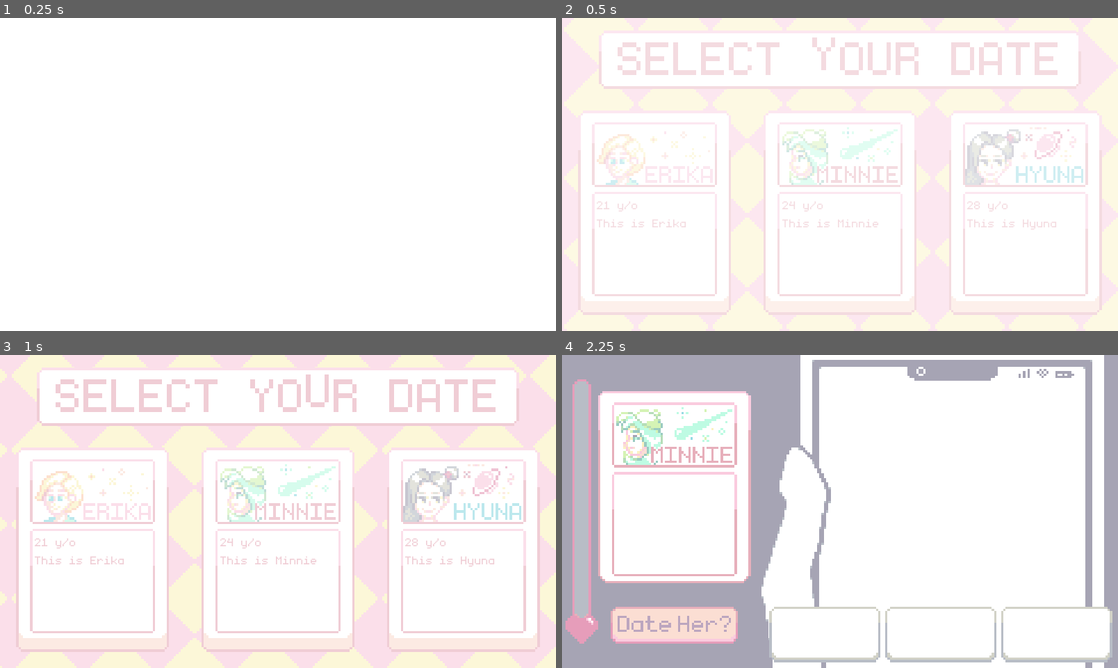
Above: before the commit, frames 1-4 (two rows, left to right).
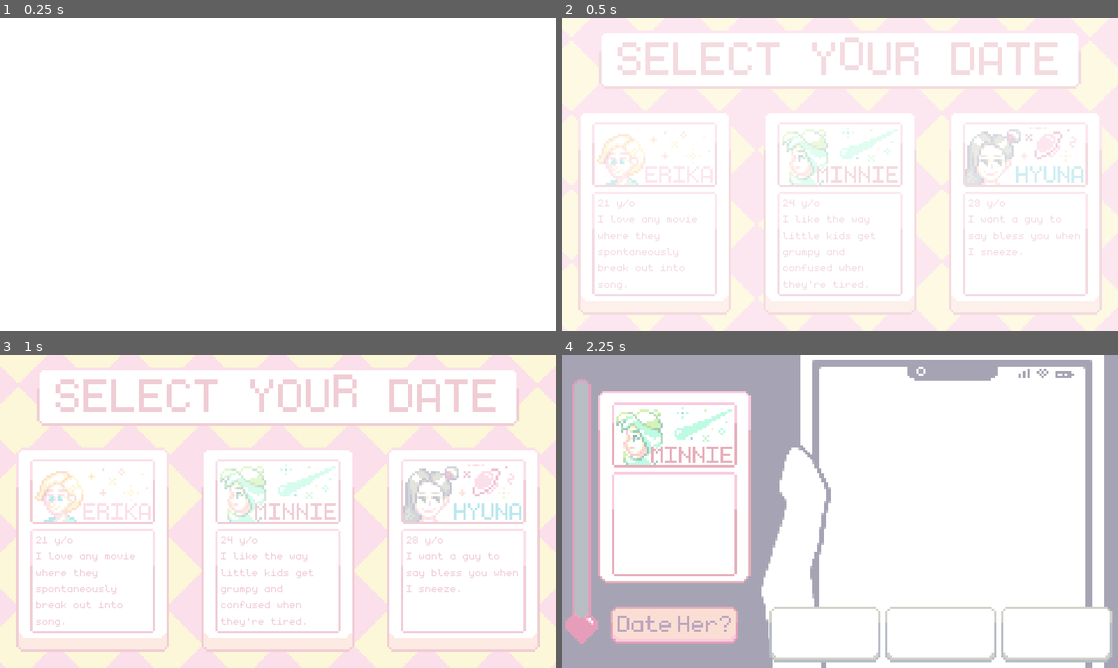
Above: after the commit, the same moments.

Repository: MaiGamesDev/PixelMate
Game: Godot game, scene res://Source/Main/LevelSelect.tscn
The game is run twice, just before and just after one commit, with the same random seed, the same clock (stepped at 60 frames per second) and the same inputs. This scene is started directly instead of the project's main scene.
Inputs (mouse positions are in pixels of both pictures, inside the frame that each line leads up to):
- Up to frame 1 (0.25 s): no input
- Up to frame 2 (0.5 s): no input
- Up to frame 3 (1 s): click "21 y/o This is Erika" (after the commit: "21 y/o I love any movie where…") at 0.5 s
- Up to frame 4 (2.25 s): click "24 y/o This is Minnie" (after the commit: "24 y/o I like the way little …") at 1.25 s; click (673, 624) at 2 s

Frame 1 is identical in both runs. In frame 2, 1.3% of the frame differs, in the area x 6-94%, y 6-87%; in frame 3, 1.8%; in frame 4, nothing differs.

Commit message:
girl's profile

Diff:
--- a/PM/Source/Main/GameManager.tscn
+++ b/PM/Source/Main/GameManager.tscn
@@ -23,14 +23,14 @@
 [node name="Erika" type="Node" parent="."]
 script = ExtResource( 11 )
 age = 21
-short_description = "This is Erika"
+short_description = "I love any movie where they spontaneously break out into song."
 
 [node name="Minnie" type="Node" parent="."]
 script = ExtResource( 11 )
 age = 24
-short_description = "This is Minnie"
+short_description = "I like the way little kids get grumpy and confused when they're tired."
 
 [node name="Hyuna" type="Node" parent="."]
 script = ExtResource( 11 )
 age = 28
-short_description = "This is Hyuna"
+short_description = "I want a guy to say bless you when I sneeze."
--- a/PM/Source/Main/LevelSelect.tscn
+++ b/PM/Source/Main/LevelSelect.tscn
@@ -245,6 +245,7 @@
 }
 
 [sub_resource type="DynamicFont" id=42]
+size = 14
 font_data = ExtResource( 10 )
 
 [node name="LevelSelect" type="Node"]
@@ -252,14 +253,14 @@
 
 [node name="BackGround" type="AnimatedSprite" parent="."]
 frames = SubResource( 17 )
-frame = 10
+frame = 4
 playing = true
 centered = false
 
 [node name="SelectTitle" type="AnimatedSprite" parent="."]
 position = Vector2( 240, 36 )
 frames = SubResource( 39 )
-frame = 11
+frame = 12
 playing = true
 
 [node name="AnimationPlayer" type="AnimationPlayer" parent="."]
@@ -313,9 +314,9 @@
 }
 
 [node name="Label" type="Label" parent="VBoxContainer/Button/Erika"]
-margin_left = 16.0
-margin_top = 74.0
-margin_right = 116.0
+margin_left = 17.0
+margin_top = 73.0
+margin_right = 115.0
 margin_bottom = 156.0
 custom_colors/font_color = Color( 0.796078, 0.301961, 0.407843, 1 )
 custom_fonts/font = SubResource( 42 )
@@ -353,9 +354,9 @@
 }
 
 [node name="Label" type="Label" parent="VBoxContainer/Button/Minnie"]
-margin_left = 16.0
-margin_top = 74.0
-margin_right = 116.0
+margin_left = 17.0
+margin_top = 73.0
+margin_right = 115.0
 margin_bottom = 156.0
 custom_colors/font_color = Color( 0.796078, 0.301961, 0.407843, 1 )
 custom_fonts/font = SubResource( 42 )
@@ -393,9 +394,9 @@
 }
 
 [node name="Label" type="Label" parent="VBoxContainer/Button/Hyuna"]
-margin_left = 16.0
-margin_top = 74.0
-margin_right = 116.0
+margin_left = 17.0
+margin_top = 73.0
+margin_right = 115.0
 margin_bottom = 156.0
 custom_colors/font_color = Color( 0.796078, 0.301961, 0.407843, 1 )
 custom_fonts/font = SubResource( 42 )
--- a/PM/Source/Main/MainMenu.gd
+++ b/PM/Source/Main/MainMenu.gd
@@ -1,7 +1,7 @@
 extends Node
 
 func next_scene():
-	get_tree().change_scene("res://Source/Main/StartMenu.tscn")
+	get_tree().change_scene("res://Source/Main/LevelSelect.tscn")
 
 func _on_Start_pressed():
 	$AnimationPlayer.play("fadeout")
--- a/PM/Source/Main/MainMenu.tscn
+++ b/PM/Source/Main/MainMenu.tscn
@@ -122,7 +122,7 @@
 [node name="ClickText" type="AnimatedSprite" parent="."]
 position = Vector2( 240, 228 )
 frames = SubResource( 5 )
-frame = 1
+frame = 2
 playing = true
 
 [node name="Start" type="TextureButton" parent="."]
